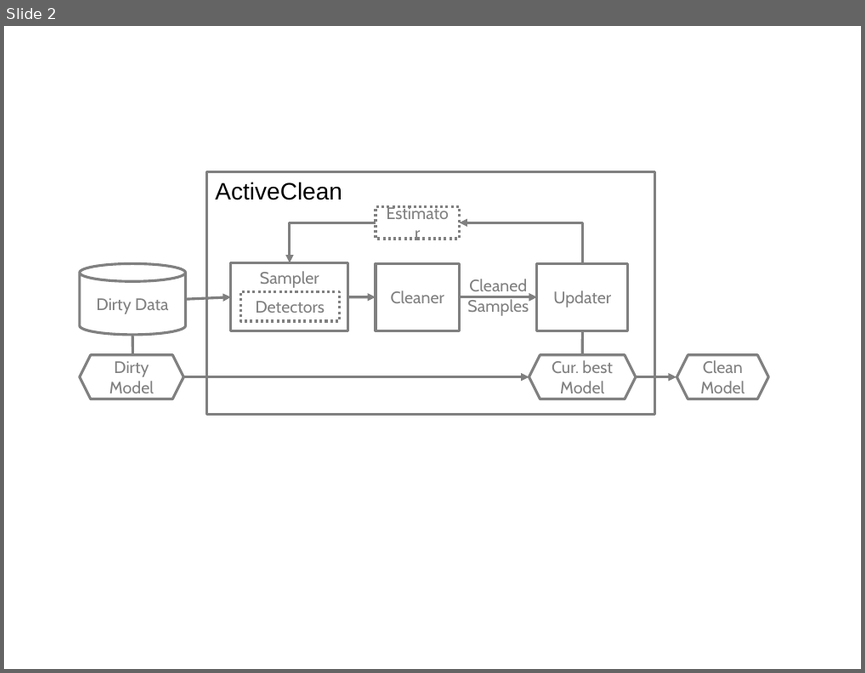
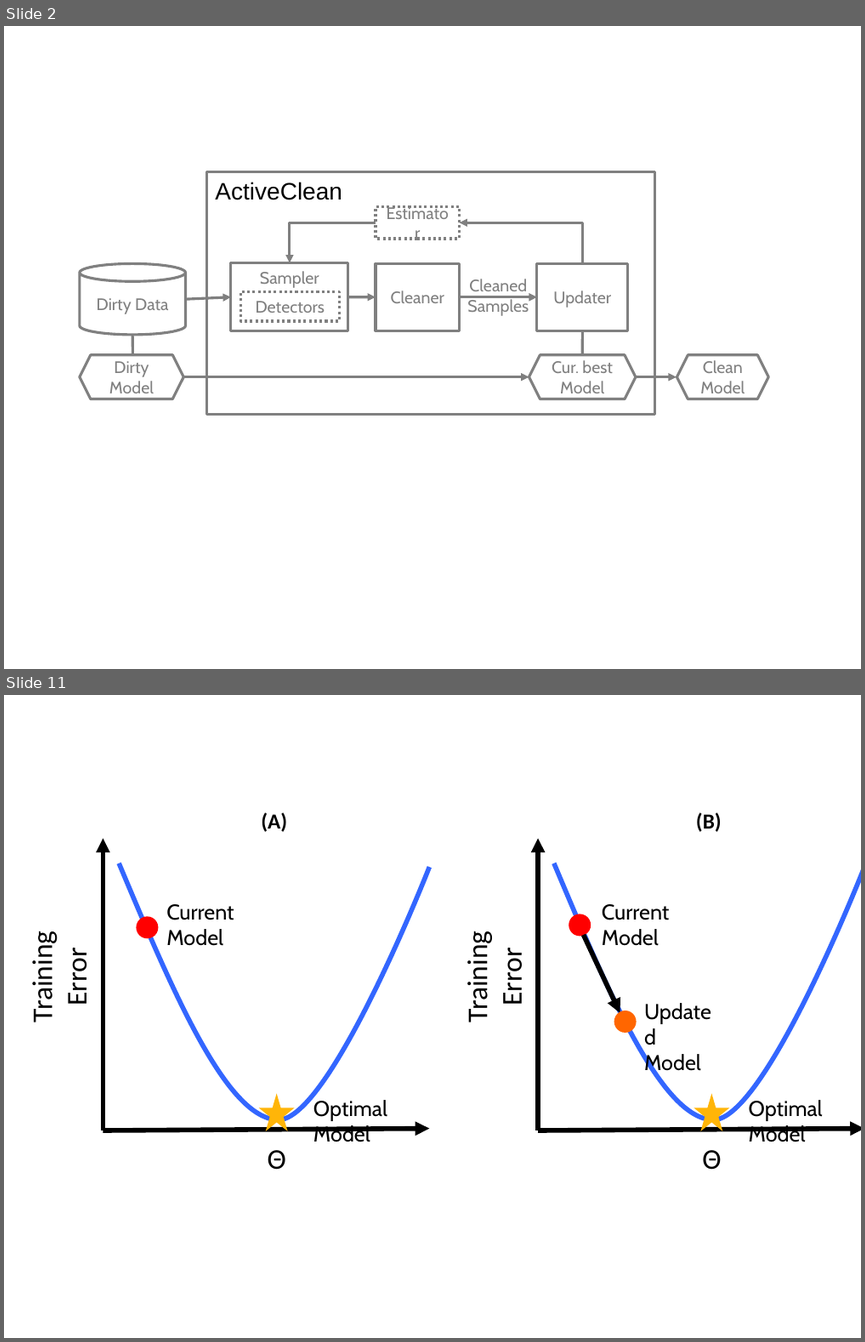
Before and after one commit to sjyk/sampleml, a slide deck: figs/figs.pptx. Shown one above the other, each under a label of ours: slide 2 before the commit, slides 2 and 11 after it; the slides between them are not shown. The pictures are 865x673 and 865x1342 pixels, drawn with LibreOffice and Linux fonts; fonts in the diff are those of the drawing. Boxes give left, top, right and bottom in pixels: in the first picture for what was removed or moved away, otherwise in the second. Text is boxed around its words. In the diff, an @@ line names an element or a change of style, - is before the commit and + after.

```diff
--- a/figs/figs.pptx
+++ b/figs/figs.pptx
@@ slide 11 added at [4, 695, 861, 1338], background #FFFFFF @@
@@ group added at [25, 812, 429, 1169]: 5 texts, 2 arrows, 1 freeform shape, 1 star, 1 ellipse @@
+Θ
+Training
+Error
+Current
+Model
+Optimal Model
+(A)
@@ text added at [696, 812, 721, 832], 18 pt, text #000000, bold @@
+(B)
@@ arrow added from (538, 1130) to (538, 838), #000000 4 pt @@
@@ freeform shape added at [554, 863, 861, 1119], outline #3366FF 4 pt @@
@@ ellipse added at [568, 913, 590, 936], fill #FF0000 @@
@@ text added at [602, 904, 669, 946], 18 pt, text #000000 @@
+Current
+Model
@@ text added at [460, 939, 529, 1020], 24 pt, text #000000 @@
+Training
+Error
@@ arrow added from (583, 935) to (620, 1013), #000000 4 pt @@
@@ ellipse added at [614, 1010, 636, 1032], fill #FF6600 @@
@@ text added at [644, 1053, 701, 1076], 18 pt, text #000000 @@
+Updated
+Model
@@ star added at [693, 1094, 730, 1131], fill #FFB508 @@
@@ text added at [749, 1100, 823, 1142], 18 pt, text #000000 @@
+Optimal Model
@@ arrow added from (538, 1130) to (861, 1129), #000000 4 pt @@
@@ text added at [702, 1150, 721, 1169], 24 pt, text #000000 @@
+Θ
```
Also in this commit, not shown: 11 other slides added, 4 other files.
